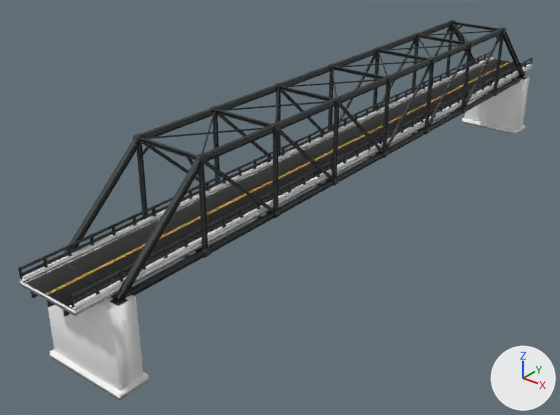
An edit to the FBX model assets/CoastalBridgeTool/steel-through-truss-88/bridge-lod1.fbx, drawn before and after from the same camera.
Before and after are seen from a 50 mm camera at (47.0, -73.2, 32.9) aimed at (-5.0, -8.2, -7.4). The lights are fixed; the arrows at lower right show +X, +Y and +Z. The first picture is the older version. Where no turn or scale is listed for an object, it has been applied to the vertices.

In view in the first picture: 'BridgeDeck_LOD1.001', 'BridgeDetails_LOD1.001', 'BridgeParapets_LOD1.001', 'BridgeStructure_LOD1.001', 'BridgeSupports_LOD1.001' and 1 more.
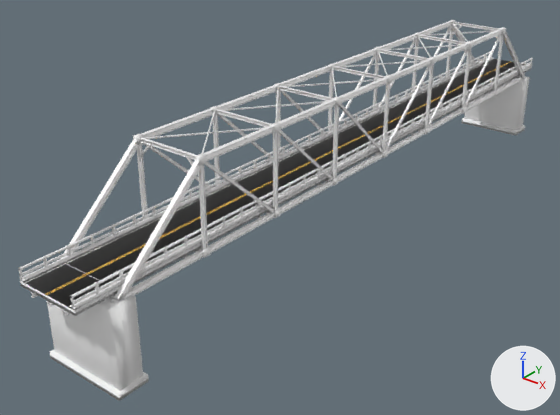
Location of each change, [x1, y1, x2, y2] in pixels of the pictures (560 x 415 px):
'BridgeStructure_LOD1.001', surface changed
    both: [30, 21, 525, 316]
'BridgeParapets_LOD1.001', surface changed
    both: [18, 51, 533, 308]
'BridgeDetails_LOD1.001', surface changed
    both: [65, 20, 527, 306]

Edits to the bpy script that builds the scene:
```text
Add img_metal_normal_png:
    img_metal_normal_png = load_image('metal-normal.png', 'textures/metal-normal.png', 1024, 1024, 'Non-Color')
Change mat_bridgemetal:
    where n0 = _N.new('ShaderNodeBsdfPrincipled'); n0.name = 'Principled BSDF'
    n0.inputs[0].default_value: (0.055, 0.061, 0.063, 1.0) -> (1.0, 1.0, 1.0, 1.0)  # 'Base Color', dark grey #424647 -> 'Base Color', white #ffffff
    n0.inputs[1].default_value: 0.7 -> 0.62  # 'Metallic'
    n0.inputs[2].default_value: 0.62 -> 0.69  # 'Roughness'
    add n2 = _N.new('ShaderNodeTexImage'); n2.name = 'Image Texture'
    add n2.image = img_metal_normal_png
    add n3 = _N.new('ShaderNodeNormalMap'); n3.name = 'Normal Map'
    add _L.new(n2.outputs[0], n3.inputs[1])  # 'Color' to 'Color'
    add _L.new(n3.outputs[0], n0.inputs[5])  # 'Normal' to 'Normal'
```
